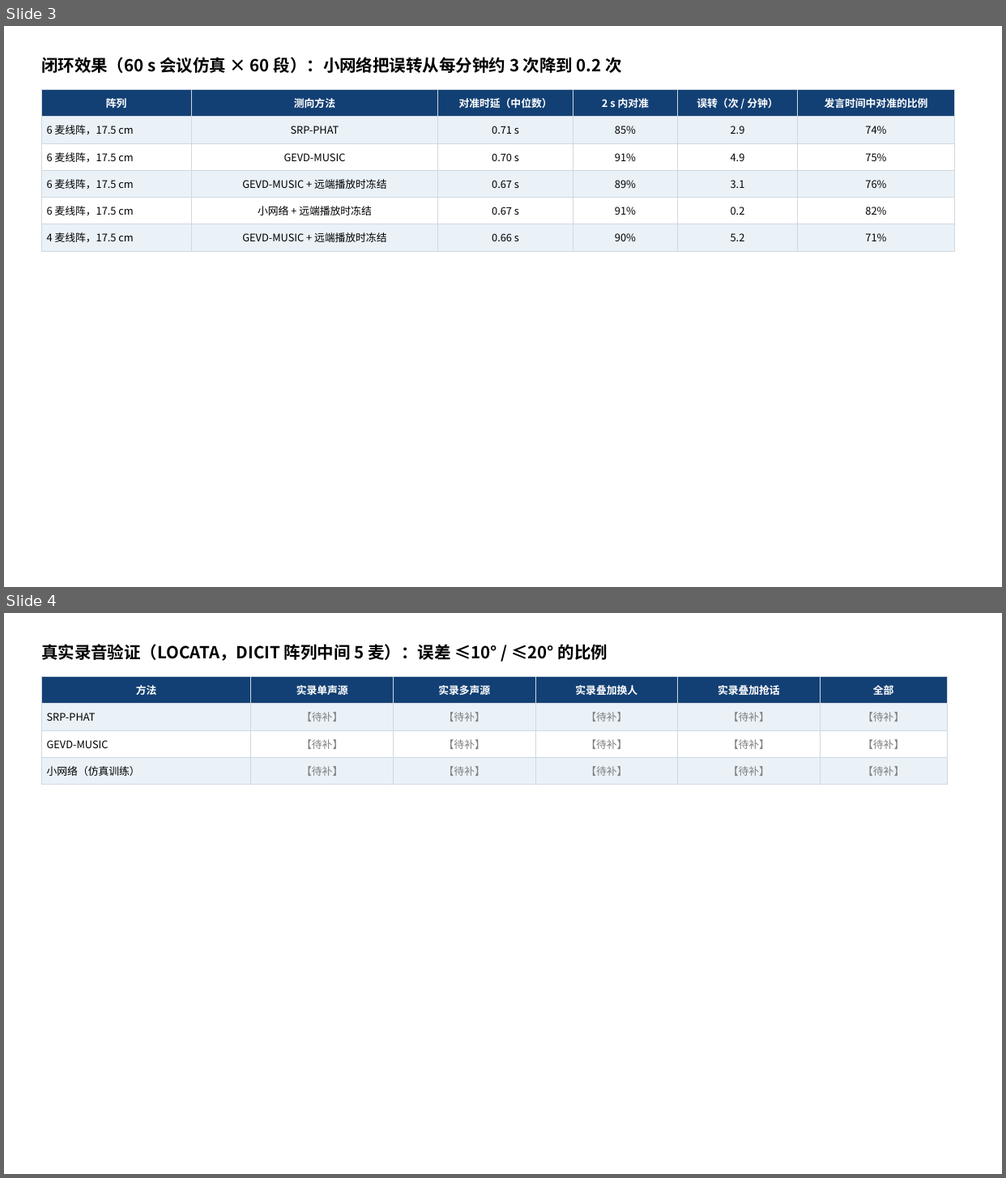
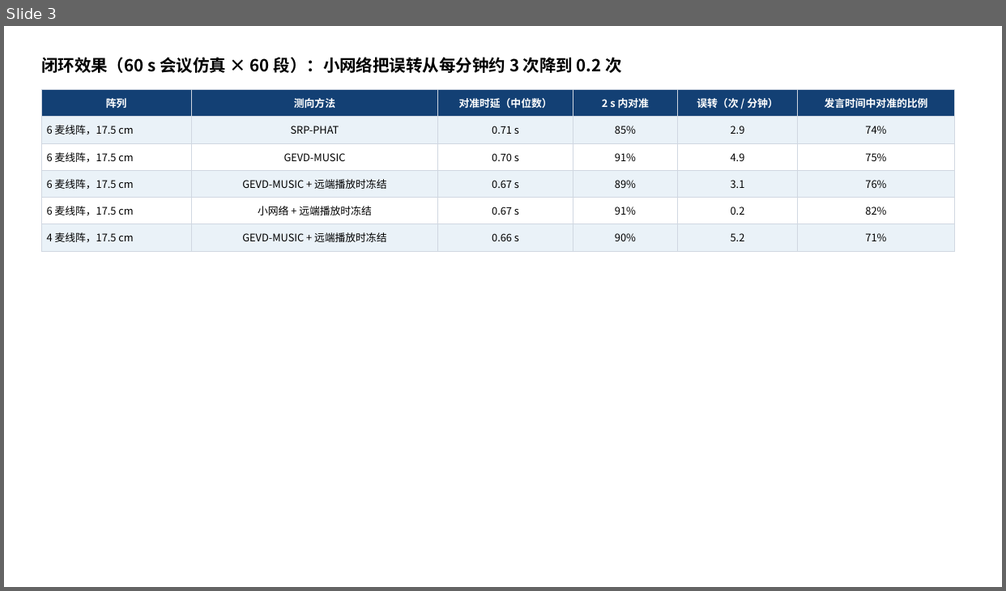
Before and after one commit to ZeroFoxxi/ssl-scene1, a slide deck: 01_场景一_摄像头声源定位/方案选型/场景一进展_会议室换人测向.pptx. Shown one above the other, each under a label of ours: slides 3 and 4 before the commit, slide 3 after it. The pictures are 1006x1178 and 1006x591 pixels, drawn with LibreOffice and Linux fonts; fonts in the diff are those of the drawing. Boxes give left, top, right and bottom in pixels: in the first picture for what was removed or moved away, otherwise in the second. Text is boxed around its words. In the diff, an @@ line names an element or a change of style, - is before the commit and + after.

```diff
--- a/01_场景一_摄像头声源定位/方案选型/场景一进展_会议室换人测向.pptx
+++ b/01_场景一_摄像头声源定位/方案选型/场景一进展_会议室换人测向.pptx
@@ slide 4 removed at box(4, 613, 1002, 1174), background #FFFFFF @@
@@ text removed at box(41, 644, 607, 661) @@
-真实录音验证（LOCATA，DICIT 阵列中间 5 麦）：误差 ≤10° / ≤20° 的比例
@@ table removed at box(41, 677, 948, 779), 4 rows, 6 columns @@
-方法 | 实录单声源 | 实录多声源 | 实录叠加换人 | 实录叠加抢话 | 全部
-SRP-PHAT | 【待补】 | 【待补】 | 【待补】 | 【待补】 | 【待补】
-GEVD-MUSIC | 【待补】 | 【待补】 | 【待补】 | 【待补】 | 【待补】
-小网络（仿真训练） | 【待补】 | 【待补】 | 【待补】 | 【待补】 | 【待补】
```
Also in this commit, not shown: 1 slide added, 8 other files.
